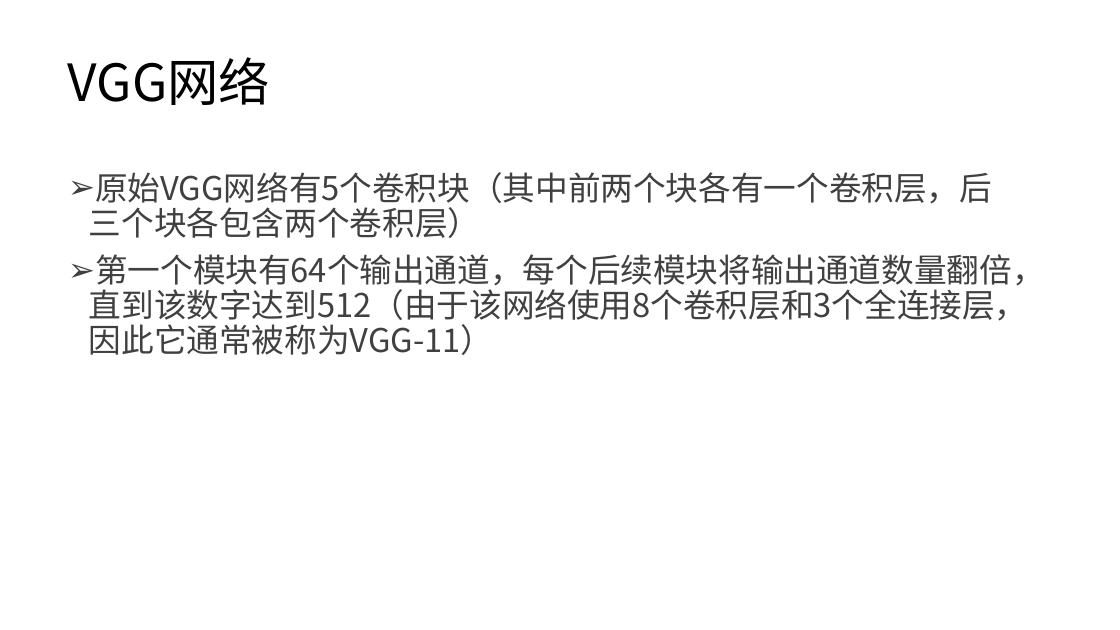
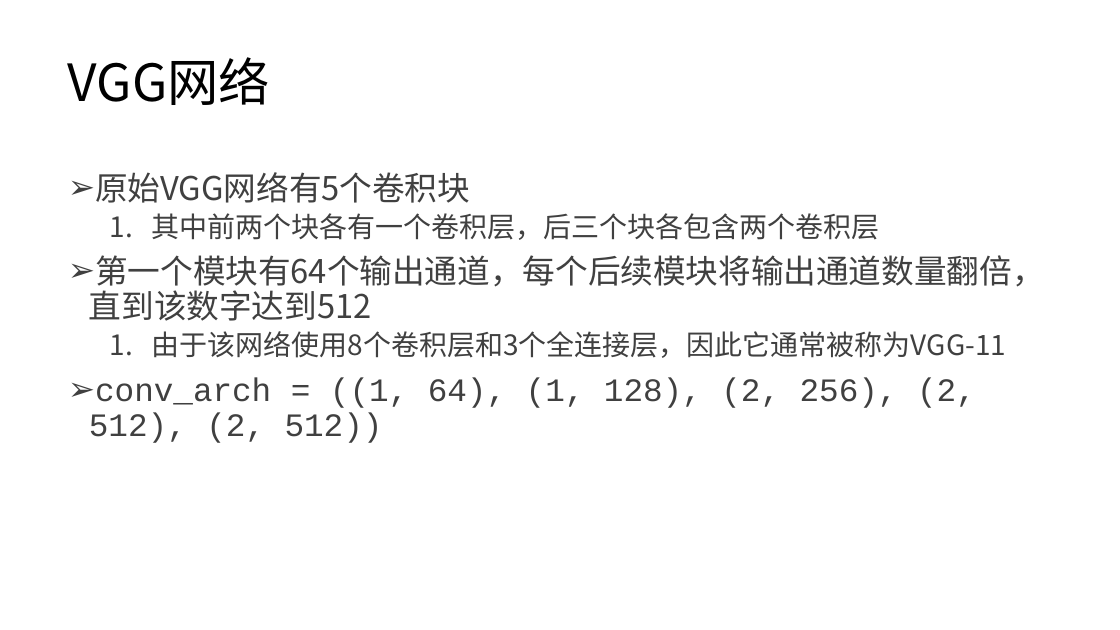
Before and after one commit to lezhang-thu/security_content, a slide deck: slide 20 of 卷积神经网络-b.pptx (slide 19 before the commit). Drawn at 1120x630 pixels with LibreOffice and Linux fonts; fonts in the diff are those of the drawing. Boxes give left, top, right and bottom in pixels: in the first picture for what was removed or moved away, otherwise in the second. Text is boxed around its words. In the diff, an @@ line names an element or a change of style, - is before the commit and + after.

```diff
--- a/卷积神经网络-b.pptx
+++ b/卷积神经网络-b.pptx
@@ text at box(89, 172, 1045, 443): text changed @@
-➢ 原始VGG网络有5个卷积块（其中前两个块各有一个卷积层，后三个块各包含两个卷积层）
-➢ 第一个模块有64个输出通道，每个后续模块将输出通道数量翻倍，直到该数字达到512（由于该网络使用8个卷积层和3个全连接层，因此它通常被称为VGG-11）
+➢ 原始VGG网络有5个卷积块
+  1. 其中前两个块各有一个卷积层，后三个块各包含两个卷积层
+➢ 第一个模块有64个输出通道，每个后续模块将输出通道数量翻倍，直到该数字达到512
+  1. 由于该网络使用8个卷积层和3个全连接层，因此它通常被称为VGG-11
+➢ conv_arch = ((1, 64), (1, 128), (2, 256), (2, 512), (2, 512))
```
Also in this commit, not shown: 9 other slides changed, 25 slides added, 16 other files.
